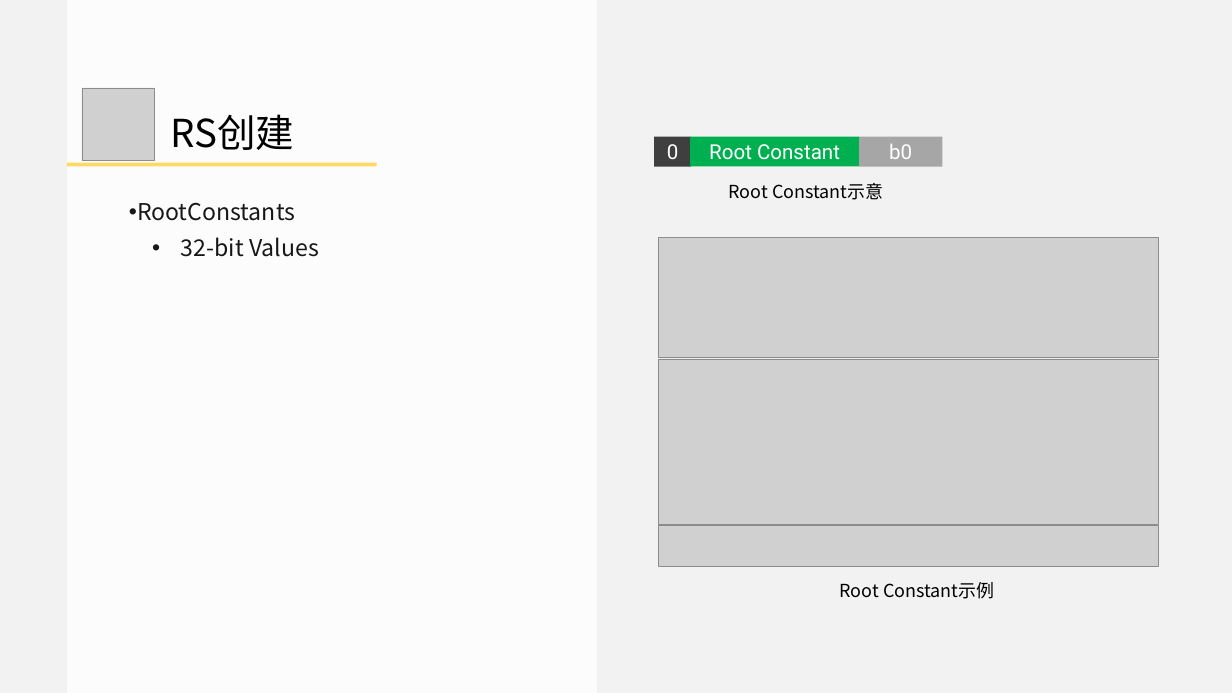
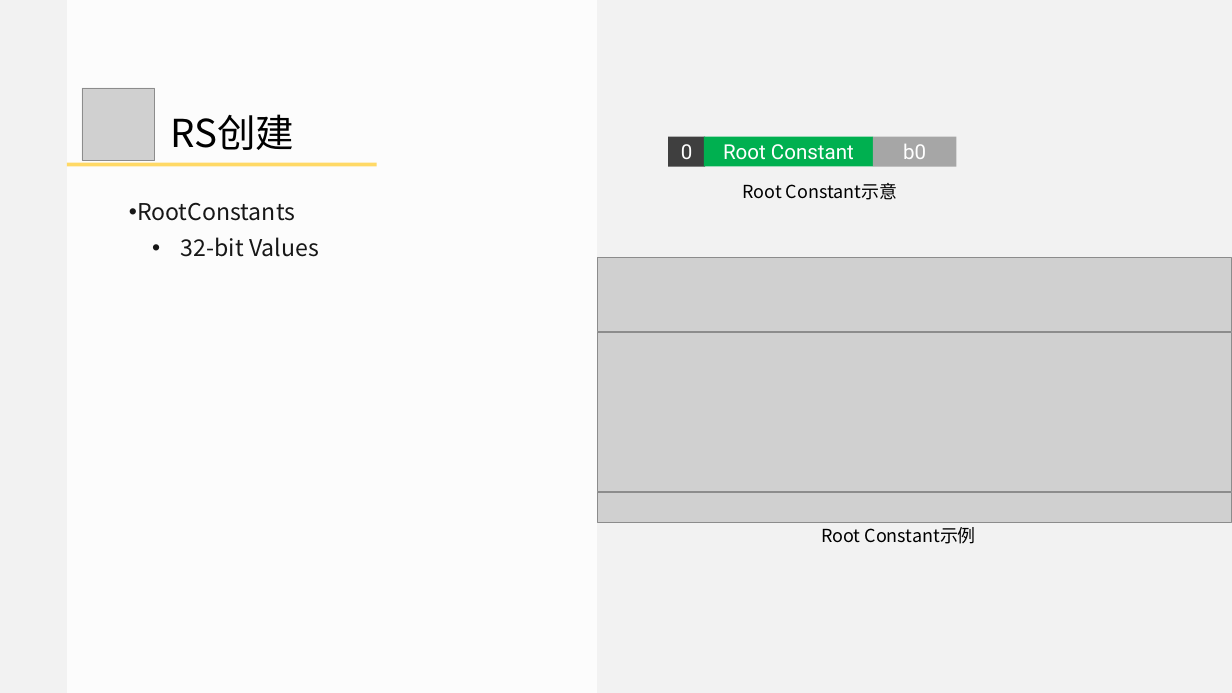
Before and after one commit to doomlover/KSGameEngineTutorials, a slide deck: slide 38 of PPTs/05.深入DX12绘制二.pptx (slide 34 before the commit). Drawn at 1232x693 pixels with LibreOffice and Linux fonts; fonts in the diff are those of the drawing; grey boxes stand for pictures. Boxes give left, top, right and bottom in pixels: in the first picture for what was removed or moved away, otherwise in the second. Text is boxed around its words. In the diff, an @@ line names an element or a change of style, - is before the commit and + after.

```diff
--- a/PPTs/05.深入DX12绘制二.pptx
+++ b/PPTs/05.深入DX12绘制二.pptx
@@ 3 rectangles, 1 text moved together from (x1=654, y1=136, x2=942, y2=200) to (x1=668, y1=136, x2=956, y2=200) @@
@@ picture resized from (x1=659, y1=237, x2=1158, y2=357) to (x1=597, y1=257, x2=1231, y2=331) @@
@@ picture resized from (x1=659, y1=359, x2=1158, y2=524) to (x1=597, y1=332, x2=1231, y2=492) @@
@@ picture added at (x1=597, y1=492, x2=1231, y2=522) @@
@@ picture removed at (x1=659, y1=526, x2=1158, y2=567) @@
@@ text "Root Constant示例" moved from (x1=840, y1=582, x2=994, y2=599) to (x1=821, y1=527, x2=976, y2=544) @@
```
Also in this commit, not shown: 20 other slides changed, 5 slides added, 1 other file.
